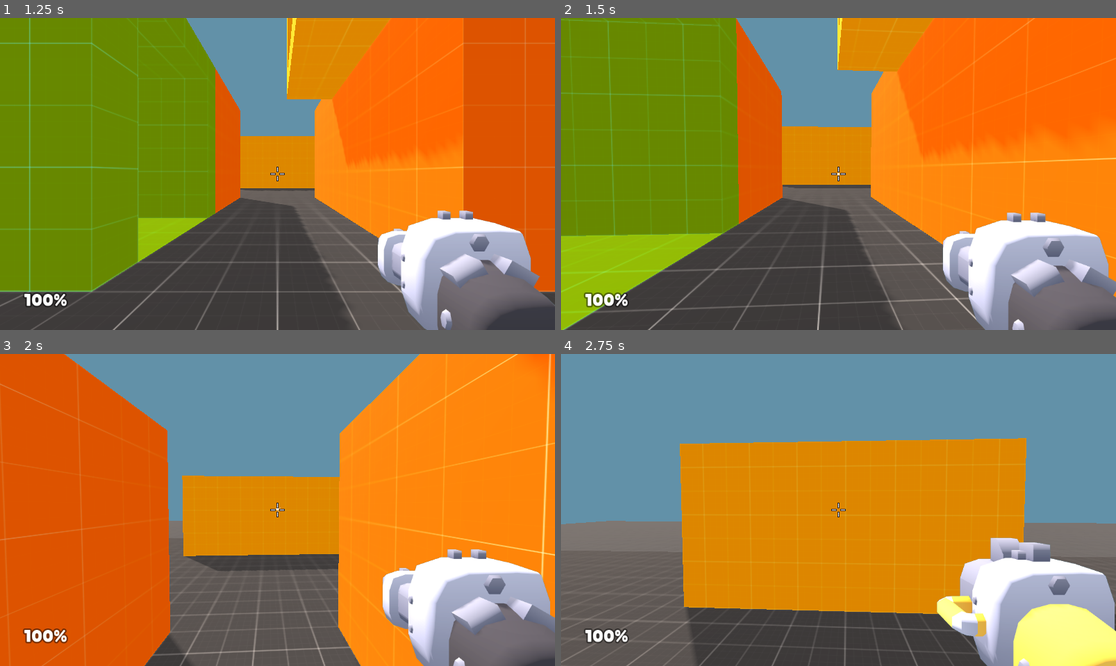
Above: before the commit, frames 1-4 (two rows, left to right).
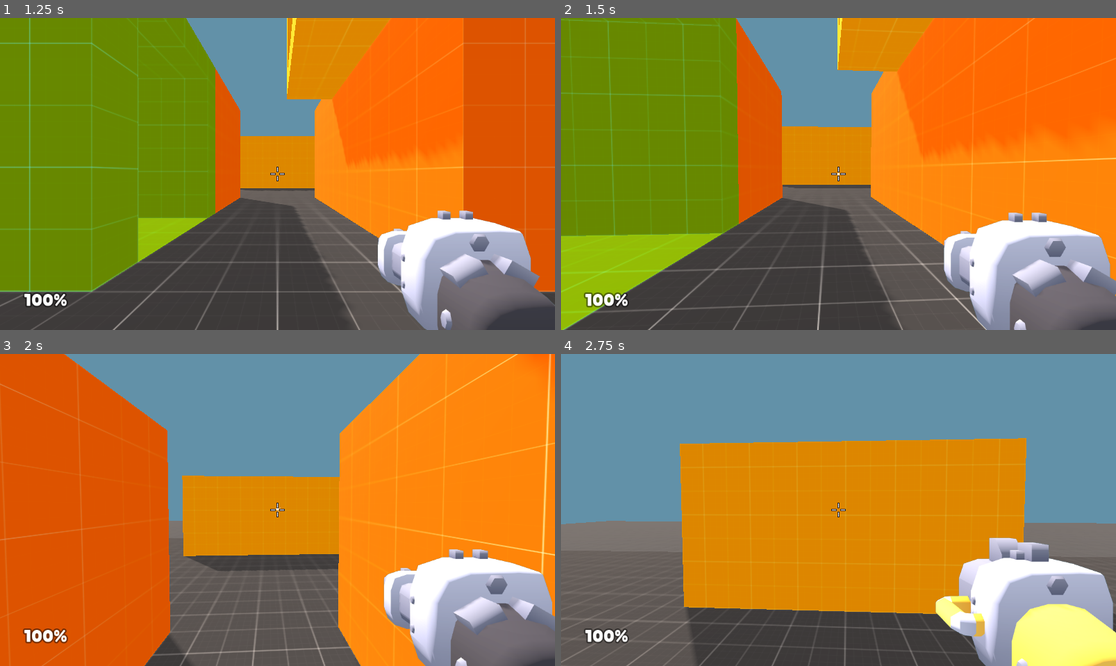
Above: after the commit, the same moments.

Repository: marcospb19/firestone
Game: Godot game, scene res://src/scenes/ui/main_menu.tscn
The game is run twice, just before and just after one commit, with the same random seed, the same clock (stepped at 60 frames per second) and the same inputs.
Inputs (mouse positions are in pixels of both pictures, inside the frame that each line leads up to):
- Up to frame 1 (1.25 s): click "containers" at 0.5 s
- Up to frame 2 (1.5 s): move the mouse to (866, 174) at 1.27 s; press the mouse at (866, 174) at 1.28 s; hold W (move_forward) from 1.28 s (still down)
- Up to frame 3 (2 s): keep holding W (move_forward); tap Space (jump) at 1.52 s
- Up to frame 4 (2.75 s): keep holding W (move_forward); move the mouse to (810, 510) at 2.02 s; release the mouse at (810, 510) at 2.03 s; tap Q (weapon_toggle) at 2.1 s; tap Space (jump) at 2.27 s

Frame 1 is identical in both runs. In frame 2, 0.7% of the frame differs, in the area x 68-100%, y 62-100%; in frame 3, 0.9%; in frame 4, 0.8%.

Commit message:
fix weapon sway direction

Diff:
--- a/src/scripts/player.gd
+++ b/src/scripts/player.gd
@@ -69,8 +69,9 @@
 	if position.y < -10:
 		died.emit()
 
+	var rotated_velocity = velocity * basis
 	weapon_container.position = lerp(
-		weapon_container.position, WEAPON_CONTAINER_OFFSET - (velocity / 30), delta * 10
+		weapon_container.position, WEAPON_CONTAINER_OFFSET - (rotated_velocity / 30), delta * 10
 	)
 
 	# Movement sound
